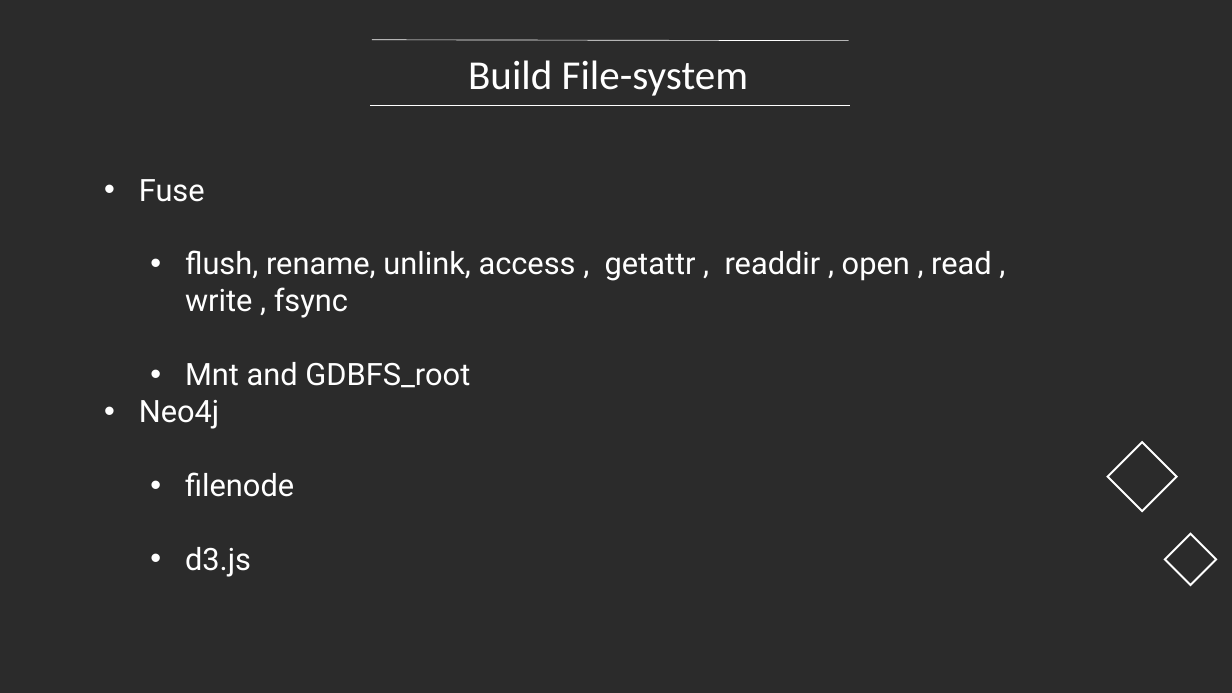
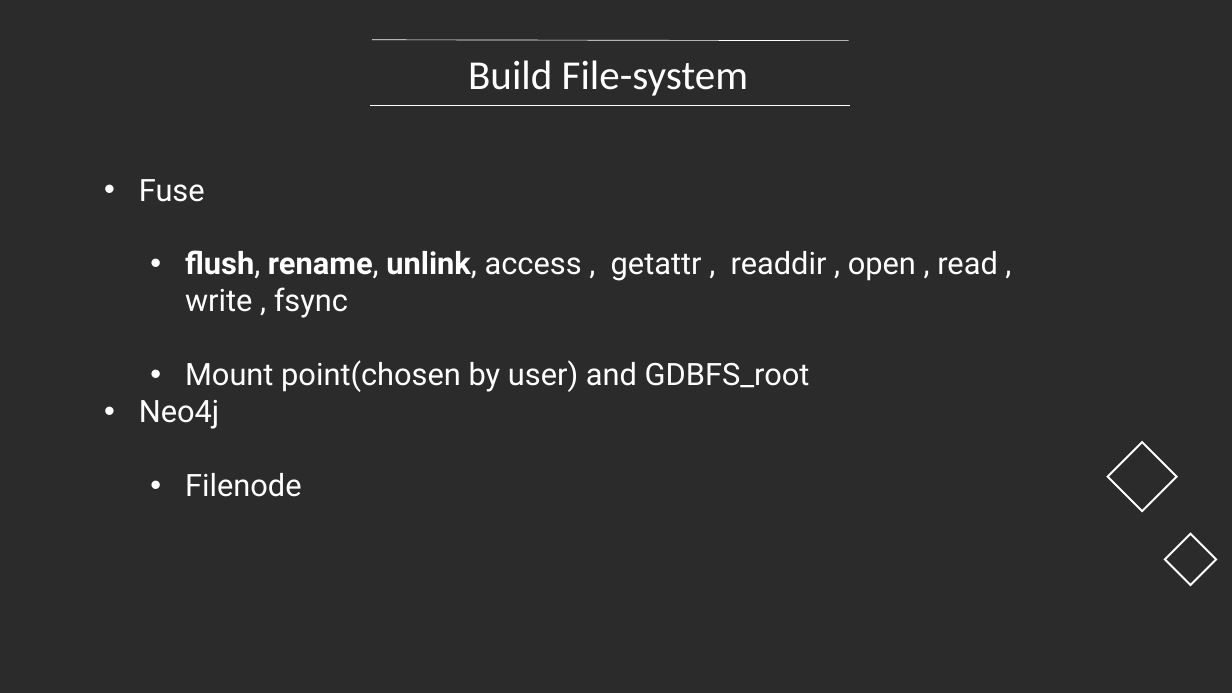
Before and after one commit to OSH-2020/GDBFS, a slide deck: slide 11 of report/结题报告.pptx. Drawn at 1232x693 pixels with LibreOffice and Linux fonts; fonts in the diff are those of the drawing; background and template pictures are left out; a plain dark background stands for a picture behind light text. Boxes give left, top, right and bottom in pixels: in the first picture for what was removed or moved away, otherwise in the second. Text is boxed around its words. In the diff, an @@ line names an element or a change of style, - is before the commit and + after.

```diff
--- a/report/结题报告.pptx
+++ b/report/结题报告.pptx
@@ text at [185, 250, 998, 318]: bold on in "flush, rename, unlink," @@
@@ text at [185, 360, 810, 392]: text changed @@
-  • Mnt and GDBFS_root
+  • Mount point(chosen by user) and GDBFS_root
@@ text at [185, 473, 302, 497]: text changed @@
-  • filenode
-  • d3.js
+  • Filenode
```
Also in this commit, not shown: 2 other slides changed.
